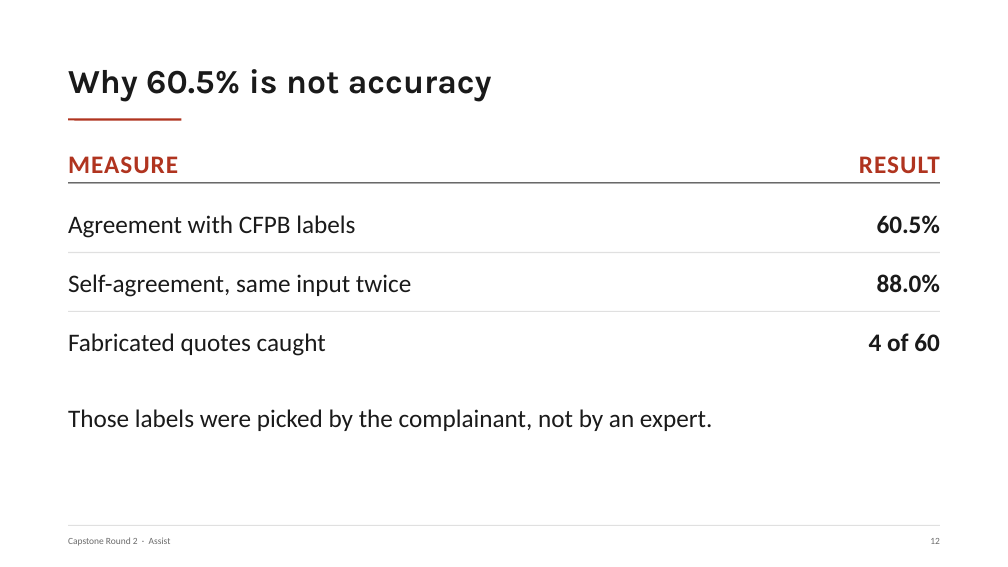
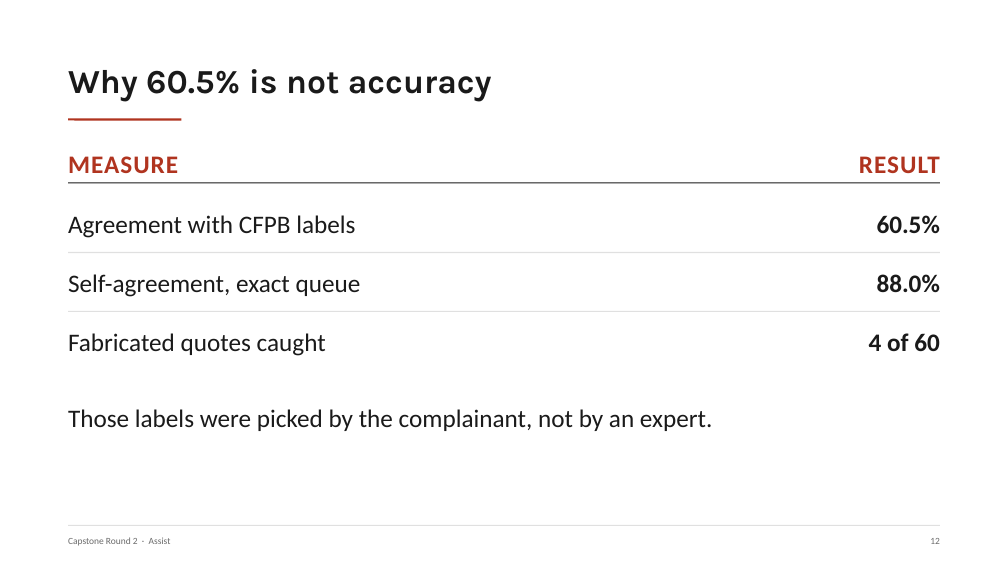
Before and after one commit to nyelugo/PROJECT-Capstone-AI-Consulting, a slide deck: slide 13 of presentation.pptx. Drawn at 1008x567 pixels with LibreOffice and Linux fonts; fonts in the diff are those of the drawing. Boxes give left, top, right and bottom in pixels: in the first picture for what was removed or moved away, otherwise in the second. Text is boxed around its words. In the diff, an @@ line names an element or a change of style, - is before the commit and + after.

```diff
--- a/presentation.pptx
+++ b/presentation.pptx
@@ text at bbox=[68, 274, 361, 297]: text changed @@
-Self-agreement, same input twice
+Self-agreement, exact queue
```
Also in this commit, not shown: 1 other slide changed, 6 other files.
